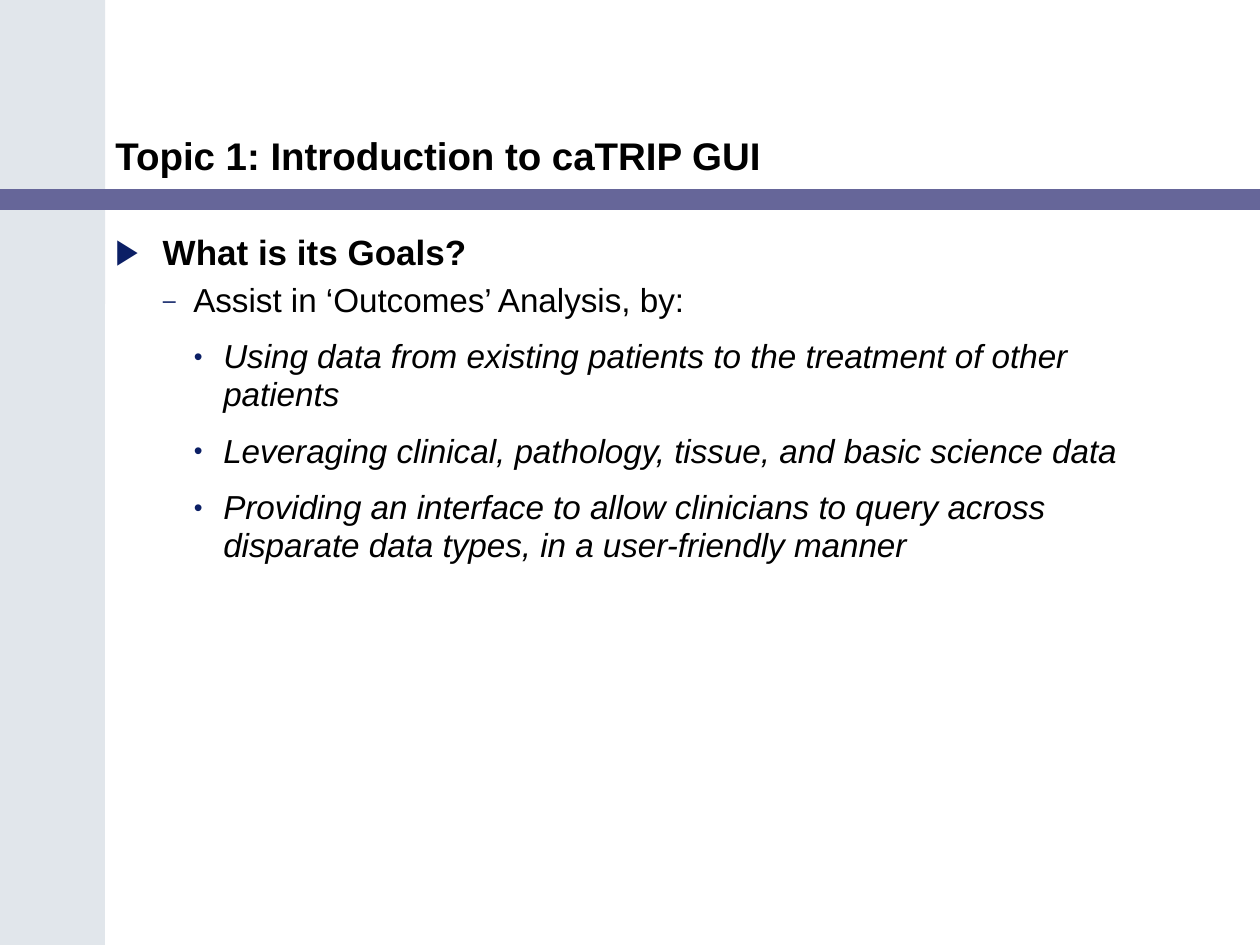
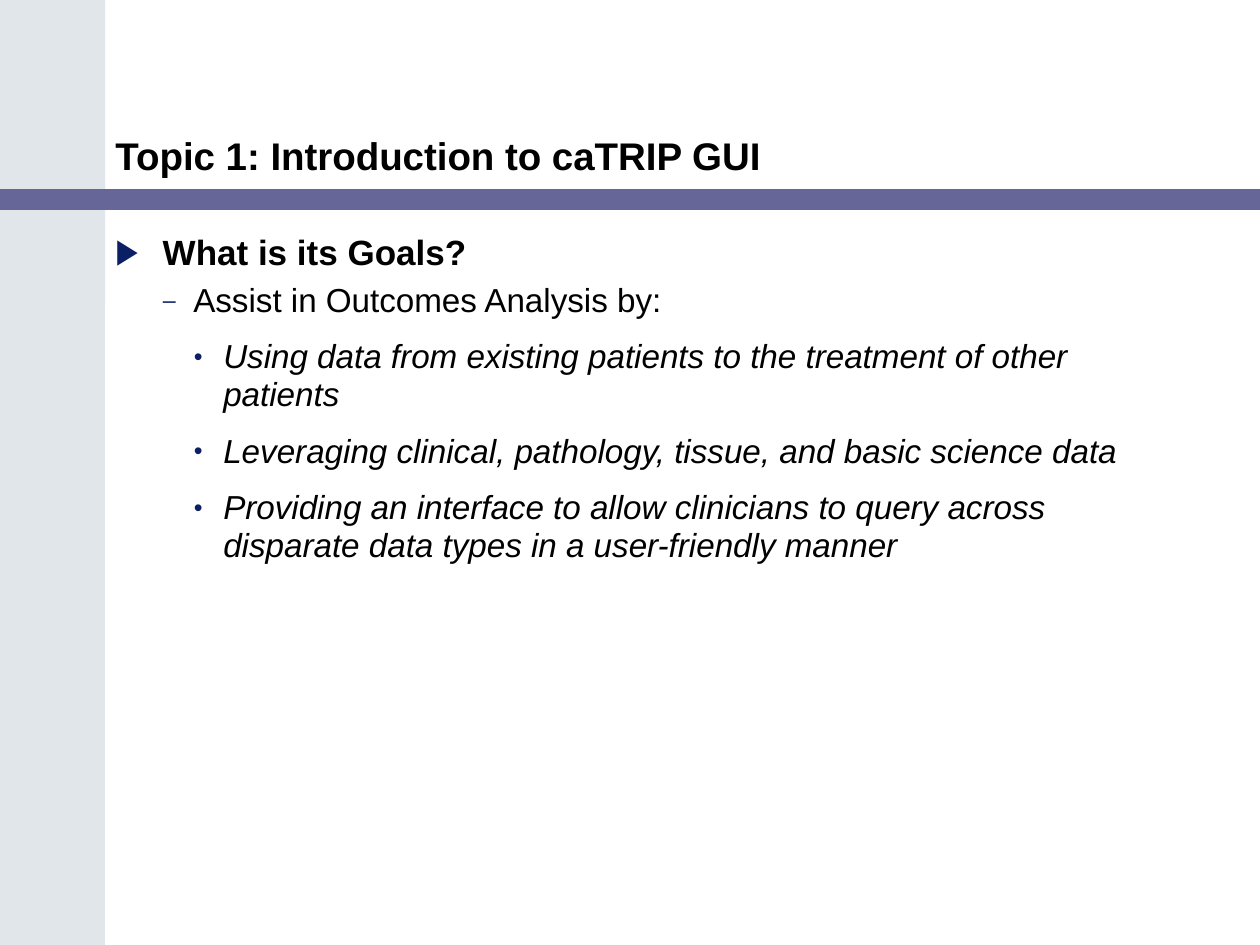
Before and after one commit to NCIP/catrip, a slide deck: slide 7 of catrip/documentation/training/caTRIP_Training_Module.ppt. Drawn at 1260x945 pixels with LibreOffice and Linux fonts; fonts in the diff are those of the drawing. Boxes give left, top, right and bottom in pixels: in the first picture for what was removed or moved away, otherwise in the second. Text is boxed around its words. In the diff, an @@ line names an element or a change of style, - is before the commit and + after.

```diff
--- a/catrip/documentation/training/caTRIP_Training_Module.ppt
+++ b/catrip/documentation/training/caTRIP_Training_Module.ppt
@@ text at (x1=193, y1=288, x2=661, y2=318): text changed @@
-  – Assist in ‘Outcomes’ Analysis, by:
+  – Assist in Outcomes Analysis by:
@@ text at (x1=223, y1=495, x2=1046, y2=564): text changed @@
-    • Providing an interface to allow clinicians to query across disparate data types, in a user-friendly manner
+    • Providing an interface to allow clinicians to query across disparate data types in a user-friendly manner
```
Also in this commit, not shown: 20 other slides changed, 18 slides added, 6 slides removed.
